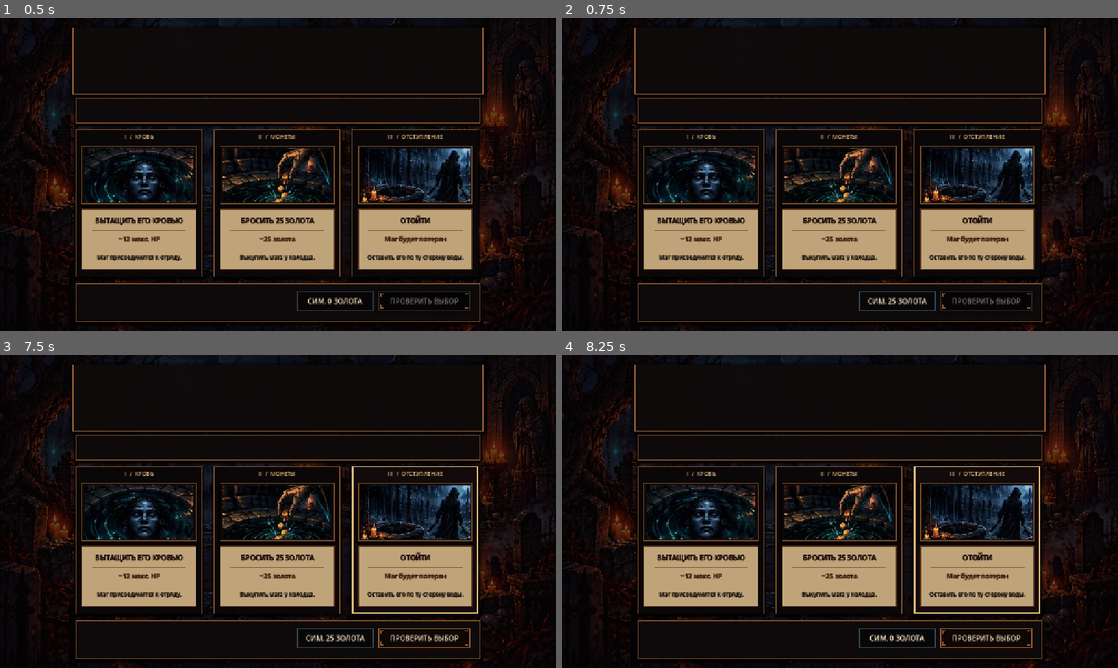
Above: before the commit, frames 1-4 (two rows, left to right).
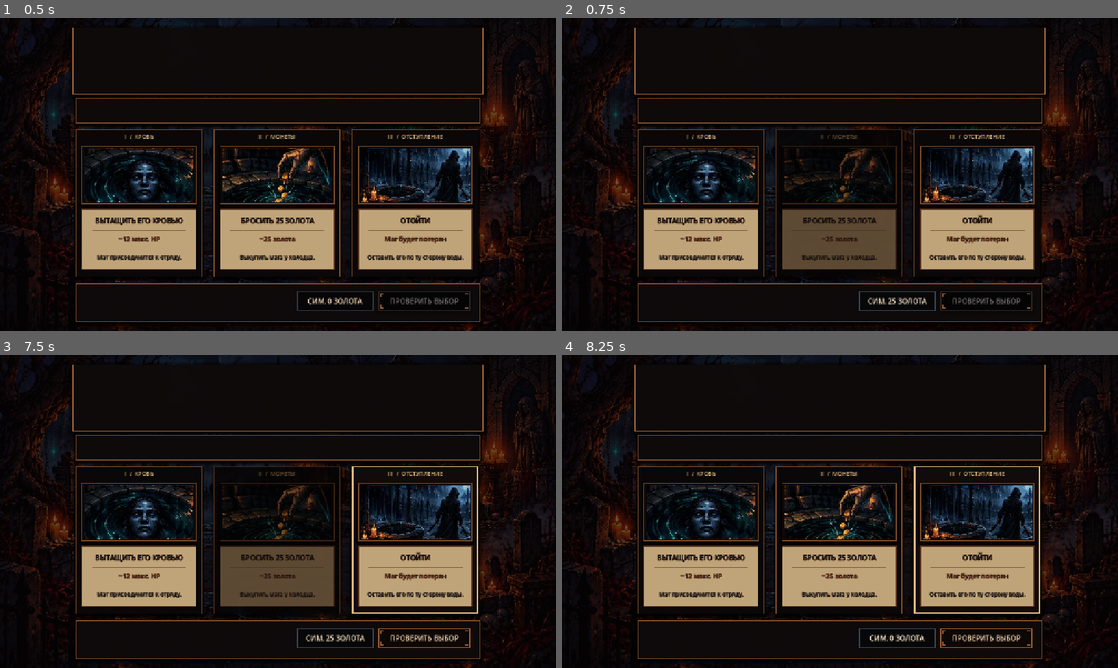
Above: after the commit, the same moments.

Repository: zampolit73/Misdeal
Game: Godot game, scene res://scenes/dev/design_system_v2_well_preview.tscn
Two runs of this game, one before a commit and one after it. Both use one fixed random seed, a clock stepped at 60 frames per second and the inputs below. This scene is started directly instead of the project's main scene.
Inputs:
- Up to frame 1 (0.5 s): no input
- Up to frame 2 (0.75 s): click "СИМ. 0 ЗОЛОТА" at 0.5 s
- Up to frame 3 (7.5 s): click "СИМ. 25 ЗОЛОТА" at 1.25 s; click "I / КРОВЬ" at 2 s; click "II / МОНЕТЫ" at 2.75 s; click "III / ОТСТУПЛЕНИЕ" at 3.5 s; click "ПРОВЕРИТЬ ВЫБОР" at 4.25 s; click "I / КРОВЬ" at 5 s; click "II / МОНЕТЫ" at 5.75 s; click "III / ОТСТУПЛЕНИЕ" at 6.5 s; click "СИМ. 0 ЗОЛОТА" at 7.25 s
- Up to frame 4 (8.25 s): click "СИМ. 25 ЗОЛОТА" at 8 s

Frame 1 is identical in both runs. In frame 2, 5.0% of the frame differs, in the area x 38-62%, y 35-83%; in frame 3, 5.0%; in frame 4, nothing differs.

Commit message:
fix(ui): visibly dim unavailable gold option in event preview

Diff:
--- a/scripts/dev/design_system_v2_well_preview.gd
+++ b/scripts/dev/design_system_v2_well_preview.gd
@@ -210,6 +210,7 @@
 func _toggle_gold() -> void:
 	preview_no_gold = not preview_no_gold
 	cards[1].disabled = preview_no_gold
+	cards[1].modulate = Color(0.66, 0.61, 0.57, 0.72) if preview_no_gold else Color.WHITE
 	gold_toggle.text = "СИМ. 25 ЗОЛОТА" if preview_no_gold else "СИМ. 0 ЗОЛОТА"
 	if preview_no_gold and selected_index == 1:
 		selected_index = -1
